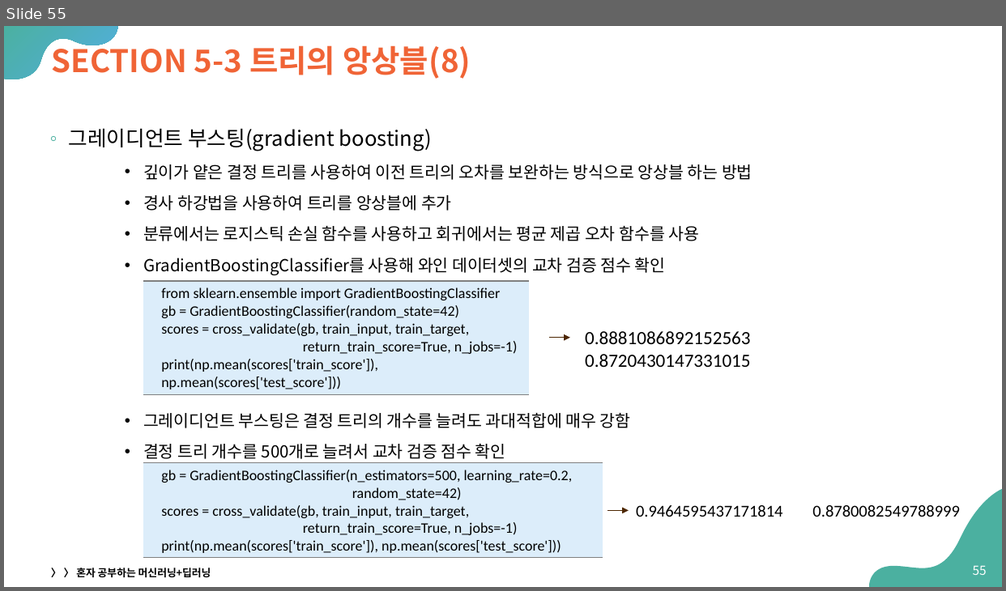
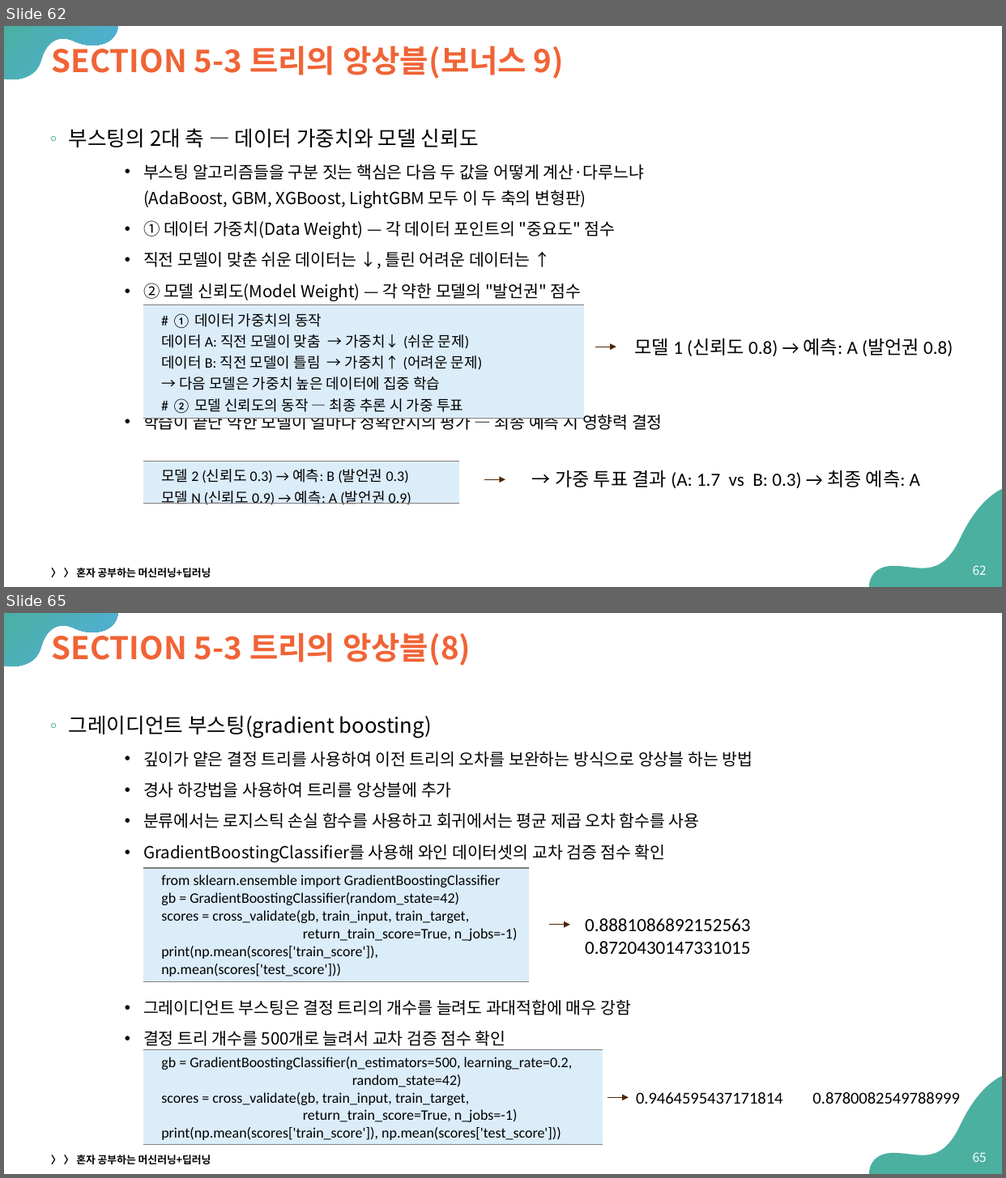
Before and after one commit to Sangdon-Park/Sangdon-Park.github.io, a slide deck: data/인공지능/05_트리_알고리즘.pptx. Shown one above the other, each under a label of ours: slide 55 before the commit, slides 62 and 65 after it; the slides between them are not shown. The pictures are 1006x591 and 1006x1178 pixels, drawn with LibreOffice and Linux fonts; fonts in the diff are those of the drawing. Boxes give left, top, right and bottom in pixels: in the first picture for what was removed or moved away, otherwise in the second. Text is boxed around its words. In the diff, an @@ line names an element or a change of style, - is before the commit and + after.

```diff
--- a/data/인공지능/05_트리_알고리즘.pptx
+++ b/data/인공지능/05_트리_알고리즘.pptx
@@ slide 62 added at <box>4,26,1002,587</box>, background #FFFFFF; not listed: 2 template elements that a slide beside it also shows @@
@@ title added at <box>51,41,564,79</box>, 30 pt, text #F06436, bold @@
+SECTION 5-3 트리의 앙상블(보너스 9)
@@ text added at <box>69,128,663,430</box>, 16 pt, text #000000 @@
+◦ 부스팅의 2대 축 — 데이터 가중치와 모델 신뢰도
+    • 부스팅 알고리즘들을 구분 짓는 핵심은 다음 두 값을 어떻게 계산·다루느냐
+      (AdaBoost, GBM, XGBoost, LightGBM 모두 이 두 축의 변형판)
+    • ① 데이터 가중치(Data Weight) — 각 데이터 포인트의 "중요도" 점수
+    • 직전 모델이 맞춘 쉬운 데이터는 ↓, 틀린 어려운 데이터는 ↑
+    • ② 모델 신뢰도(Model Weight) — 각 약한 모델의 "발언권" 점수
+    • 학습이 끝난 약한 모델이 얼마나 정확한지의 평가 — 최종 예측 시 영향력 결정
@@ table added at <box>143,305,584,551</box>, 1 rows, 1 columns @@
+# ① 데이터 가중치의 동작 / 데이터 A: 직전 모델이 맞춤 → 가중치↓ (쉬운 문제) / 데이터 B: 직전 모델이 틀림 → 가중치↑ (어려운 문제) / → 다음 모델은 가중치 높은 데이터에 집중 학습 / # ② 모델 신뢰도의 동작 — 최종 추론 시 가중 투표
@@ text added at <box>635,339,953,356</box>, 18 pt, text #000000 @@
+모델 1 (신뢰도 0.8) → 예측: A (발언권 0.8)
@@ arrow added from (595, 347) to (616, 347), #4D2702 0.75 pt @@
@@ table added at <box>143,462,459,587</box>, 1 rows, 1 columns @@
+모델 2 (신뢰도 0.3) → 예측: B (발언권 0.3) / 모델 N (신뢰도 0.9) → 예측: A (발언권 0.9)
@@ arrow added from (484, 480) to (505, 480), #4D2702 0.75 pt @@
@@ text added at <box>555,471,920,489</box>, 18 pt, text #000000 @@
+→ 가중 투표 결과 (A: 1.7 vs B: 0.3) → 최종 예측: A
@@ text added at <box>51,568,211,578</box>, 10 pt, text #000000, bold @@
+〉 〉 혼자 공부하는 머신러닝+딥러닝
@@ page number added at <box>973,565,987,575</box>, 12 pt, text #FFFFFF @@
+62
@@ what was slide 55 is now slide 65 @@
@@ page number at <box>973,1152,987,1162</box>: text changed @@
-55
+65
```
Also in this commit, not shown: 11 other slides added, 1 other file.
